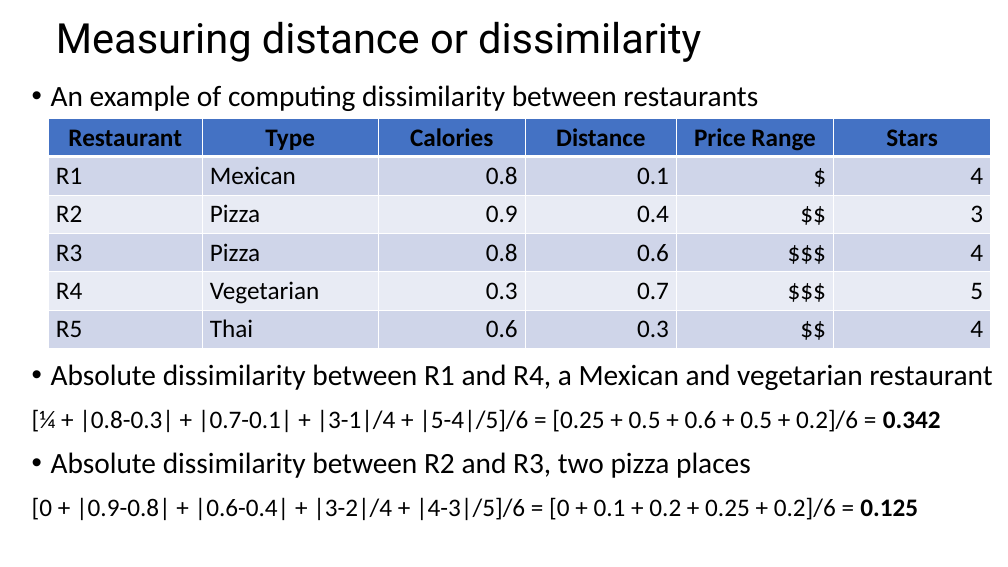
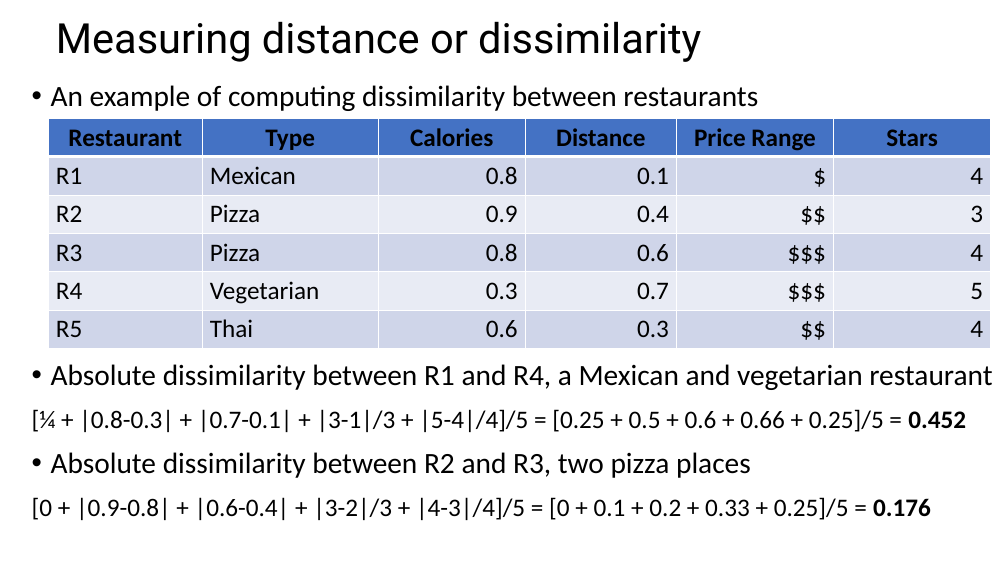
Before and after one commit to StephenElston/CSCI-E-108, a slide deck: slide 18 of slides/4_DistanceAndSimilarityMeasures.pptx. Drawn at 1008x567 pixels with LibreOffice and Linux fonts; fonts in the diff are those of the drawing. Boxes give left, top, right and bottom in pixels: in the first picture for what was removed or moved away, otherwise in the second. Text is boxed around its words. In the diff, an @@ line names an element or a change of style, - is before the commit and + after.

Commit message:
Corrected typos from lecture

```diff
--- a/slides/4_DistanceAndSimilarityMeasures.pptx
+++ b/slides/4_DistanceAndSimilarityMeasures.pptx
@@ text at <box>32,409,966,432</box>: text changed @@
-[¼ + |0.8-0.3| + |0.7-0.1| + |3-1|/4 + |5-4|/5]/6 = [0.25 + 0.5 + 0.6 + 0.5 + 0.2]/6 = 0.342
+[¼ + |0.8-0.3| + |0.7-0.1| + |3-1|/3 + |5-4|/4]/5 = [0.25 + 0.5 + 0.6 + 0.66 + 0.25]/5 = 0.452
@@ text at <box>32,497,931,520</box>: text changed @@
-[0 + |0.9-0.8| + |0.6-0.4| + |3-2|/4 + |4-3|/5]/6 = [0 + 0.1 + 0.2 + 0.25 + 0.2]/6 = 0.125
+[0 + |0.9-0.8| + |0.6-0.4| + |3-2|/3 + |4-3|/4]/5 = [0 + 0.1 + 0.2 + 0.33 + 0.25]/5 = 0.176
```
Also in this commit, not shown: 4 other slides changed, 1 slide added.
